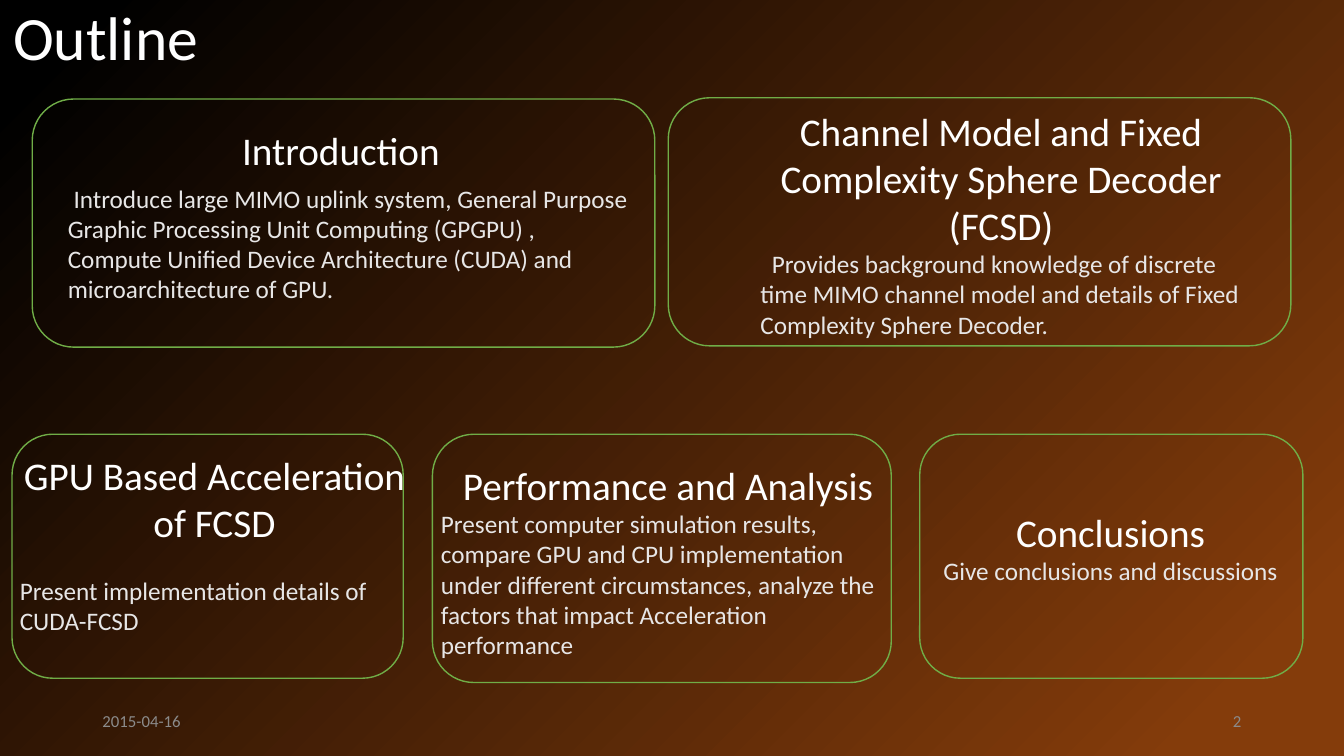
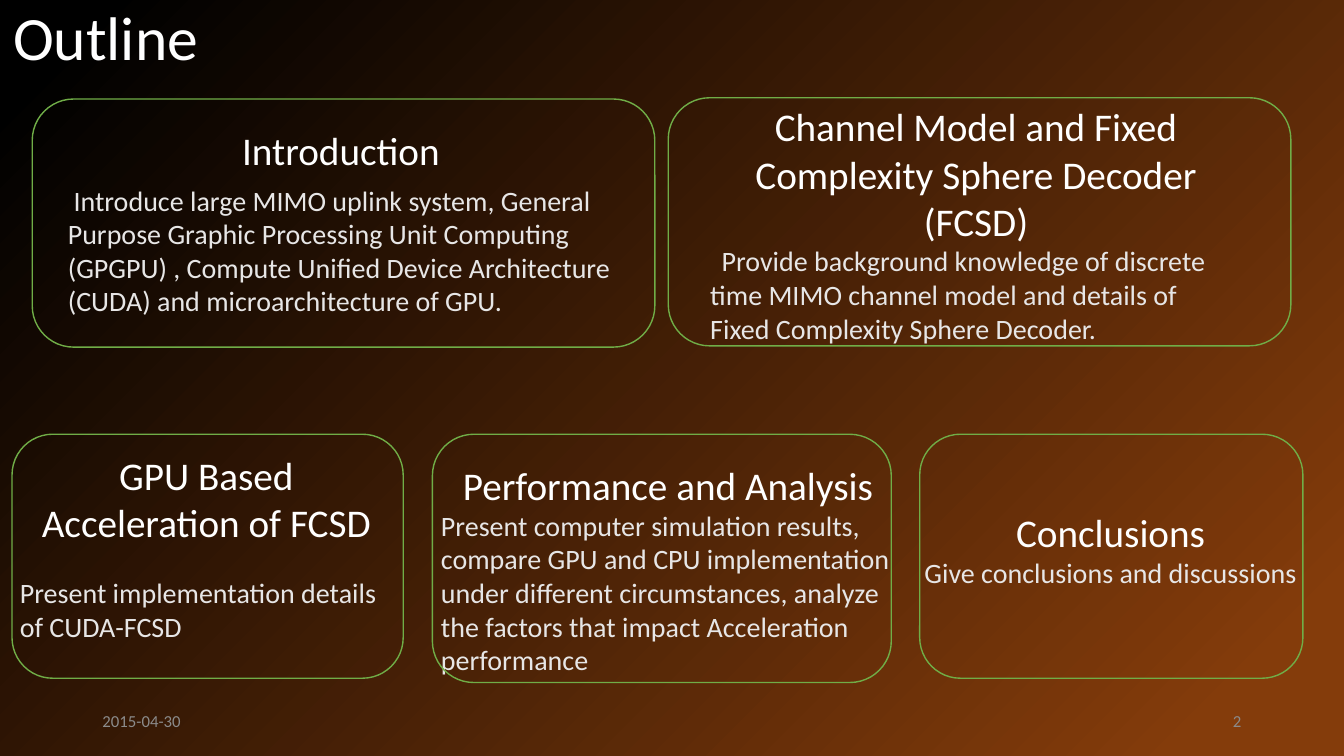
Before and after one commit to john-jiang-ca/Tianpei, a slide deck: slide 2 of FCSD-CUDA project/Presentation/CCECE2015 Presentation Tianpei Chen.pptx. Drawn at 1344x756 pixels with LibreOffice and Linux fonts; fonts in the diff are those of the drawing. Boxes give left, top, right and bottom in pixels: in the first picture for what was removed or moved away, otherwise in the second. Text is boxed around its words. In the diff, an @@ line names an element or a change of style, - is before the commit and + after.

```diff
--- a/FCSD-CUDA project/Presentation/CCECE2015 Presentation Tianpei Chen.pptx
+++ b/FCSD-CUDA project/Presentation/CCECE2015 Presentation Tianpei Chen.pptx
@@ text "Channel Model and Fixed Complexity ..." moved from (x1=760, y1=118, x2=1238, y2=338) to (x1=710, y1=113, x2=1205, y2=346) @@
@@ text "Introduce large MIMO uplink system, ..." at (x1=68, y1=191, x2=610, y2=315): size 18 to 20 pt @@
@@ text at (x1=710, y1=251, x2=1205, y2=346): text changed; size 18 to 20 pt @@
-Provides background knowledge of discrete time MIMO channel model and details of Fixed Complexity Sphere Decoder.
+Provide background knowledge of discrete time MIMO channel model and details of Fixed Complexity Sphere Decoder.
@@ text at (x1=441, y1=516, x2=889, y2=677): size 18 to 20 pt in "Present computer simulation results, compare GPU and ..." @@
@@ text at (x1=924, y1=563, x2=1297, y2=584): size 18 to 20 pt in "Give conclusions and discussions" @@
@@ text at (x1=20, y1=583, x2=376, y2=637): size 18 to 20 pt in "Present implementation details of CUDA-FCSD" @@
@@ text at (x1=102, y1=716, x2=180, y2=727): text changed @@
-2015-04-16
+2015-04-30
```
Also in this commit, not shown: 17 other slides changed, 5 slides added, 1 other file.
